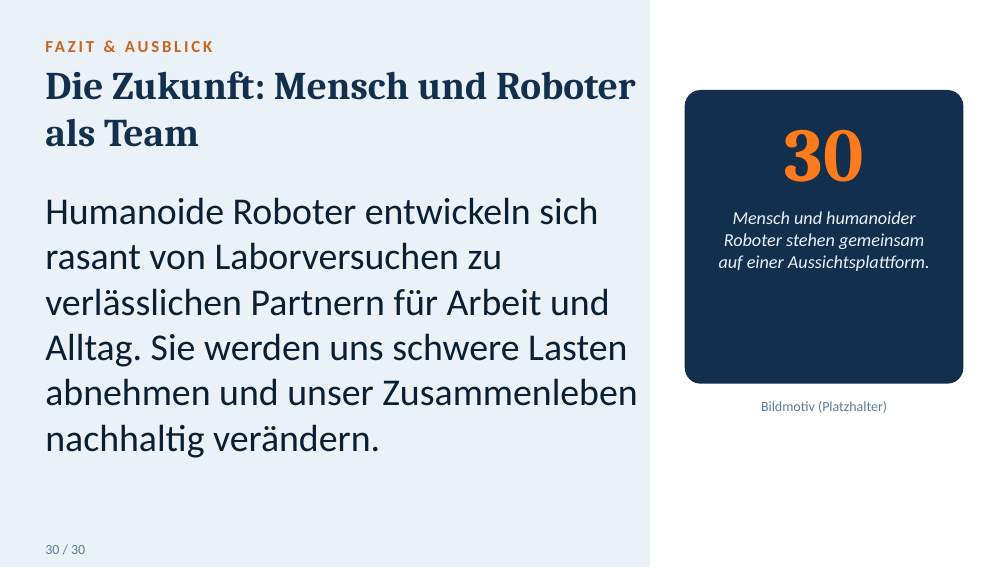
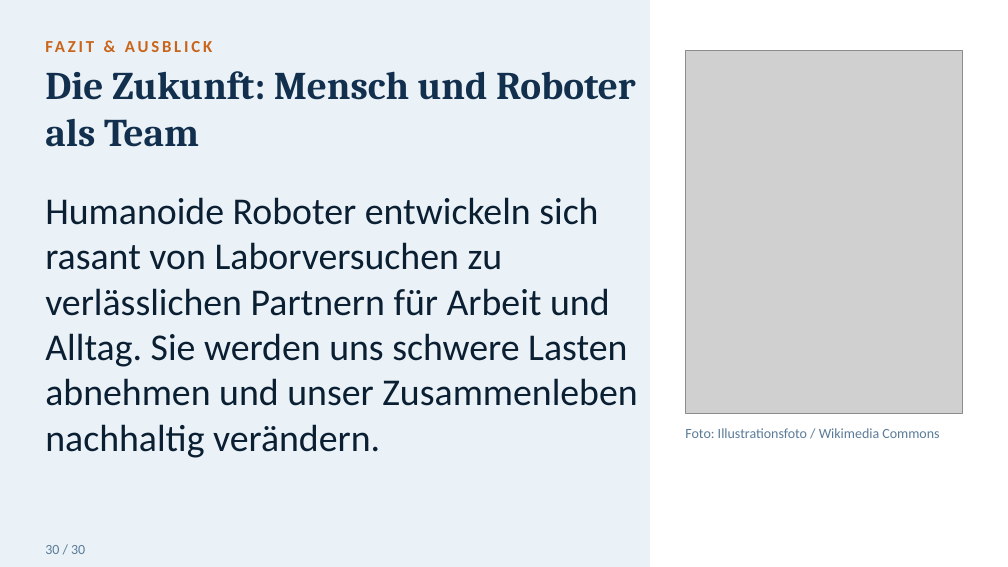
Before and after one commit to toshkaraf/tagesf-rderst-tte, a slide deck: slide 31 of Humanoide_Roboter_gross.pptx. Drawn at 1008x567 pixels with LibreOffice and Linux fonts; fonts in the diff are those of the drawing; grey boxes stand for pictures. Boxes give left, top, right and bottom in pixels: in the first picture for what was removed or moved away, otherwise in the second. Text is boxed around its words. In the diff, an @@ line names an element or a change of style, - is before the commit and + after.

```diff
--- a/Humanoide_Roboter_gross.pptx
+++ b/Humanoide_Roboter_gross.pptx
@@ picture added at [685, 50, 963, 413] @@
@@ rounded rectangle removed at [685, 91, 963, 383] @@
@@ text removed at [785, 129, 864, 182] @@
-30
@@ text removed at [719, 211, 930, 271] @@
-Mensch und humanoider Roboter stehen gemeinsam auf einer Aussichtsplattform.
@@ text removed at [761, 401, 887, 413] @@
-Bildmotiv (Platzhalter)
@@ text added at [685, 428, 939, 438], 10 pt, text #5B7C99 @@
+Foto: Illustrationsfoto / Wikimedia Commons
```
Also in this commit, not shown: 12 other slides changed.
